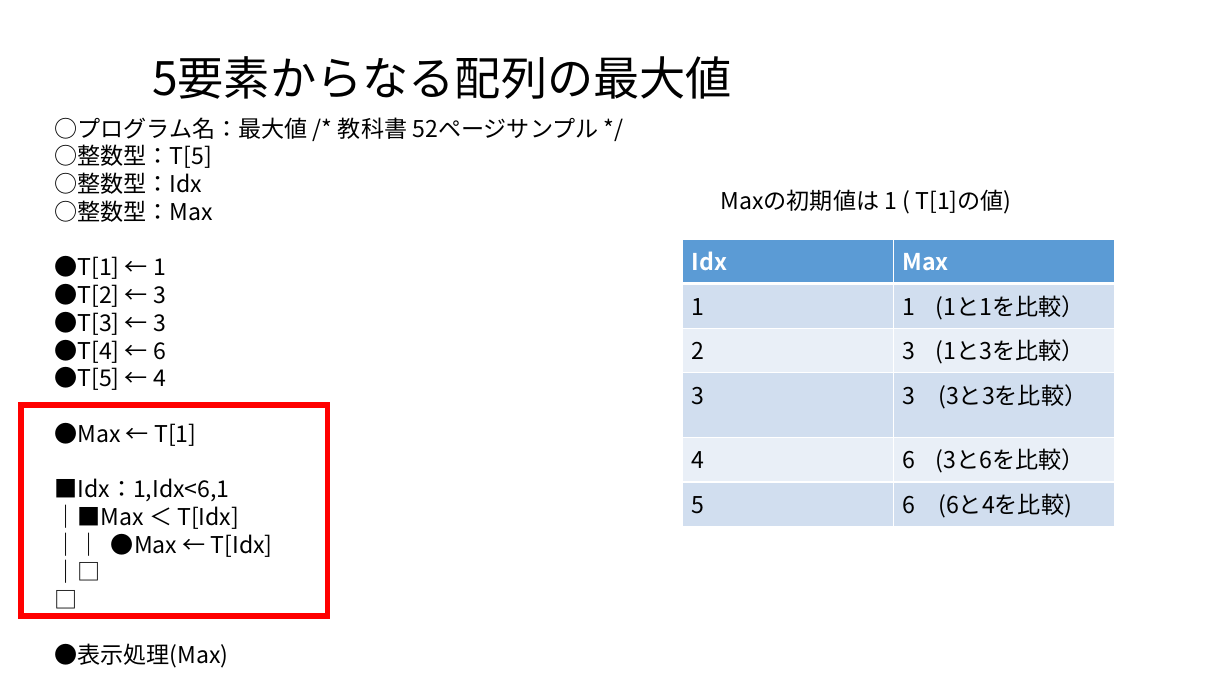
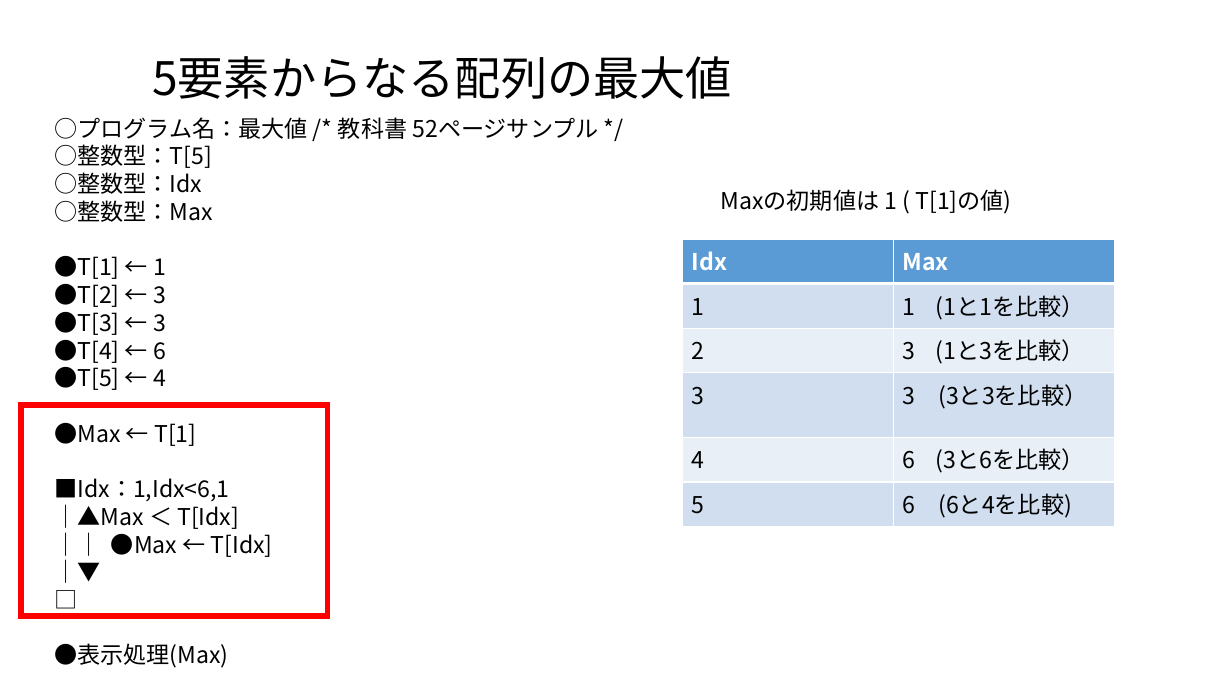
Before and after one commit to masakage/algorithm, a slide deck: slide 6 of docs/第8回最大値最小値を求めるアルゴリズム.pptx. Drawn at 1232x693 pixels with LibreOffice and Linux fonts; fonts in the diff are those of the drawing. Boxes give left, top, right and bottom in pixels: in the first picture for what was removed or moved away, otherwise in the second. Text is boxed around its words. In the diff, an @@ line names an element or a change of style, - is before the commit and + after.

```diff
--- a/docs/第8回最大値最小値を求めるアルゴリズム.pptx
+++ b/docs/第8回最大値最小値を求めるアルゴリズム.pptx
@@ text at bbox=[54, 117, 598, 668]: text changed @@
-｜□
+｜▼
@@ text at bbox=[54, 504, 239, 529]: text changed @@
-｜■Max ＜ T[Idx]
+｜▲Max ＜ T[Idx]
```
Also in this commit, not shown: 3 other slides changed, 1 slide added.
